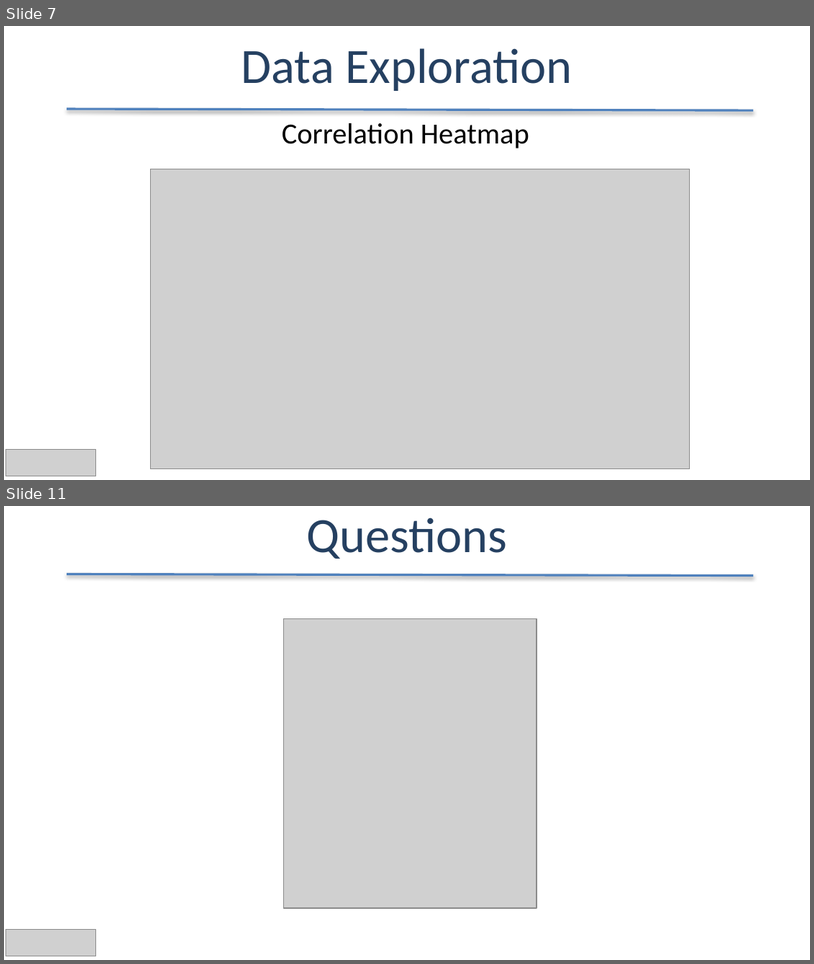
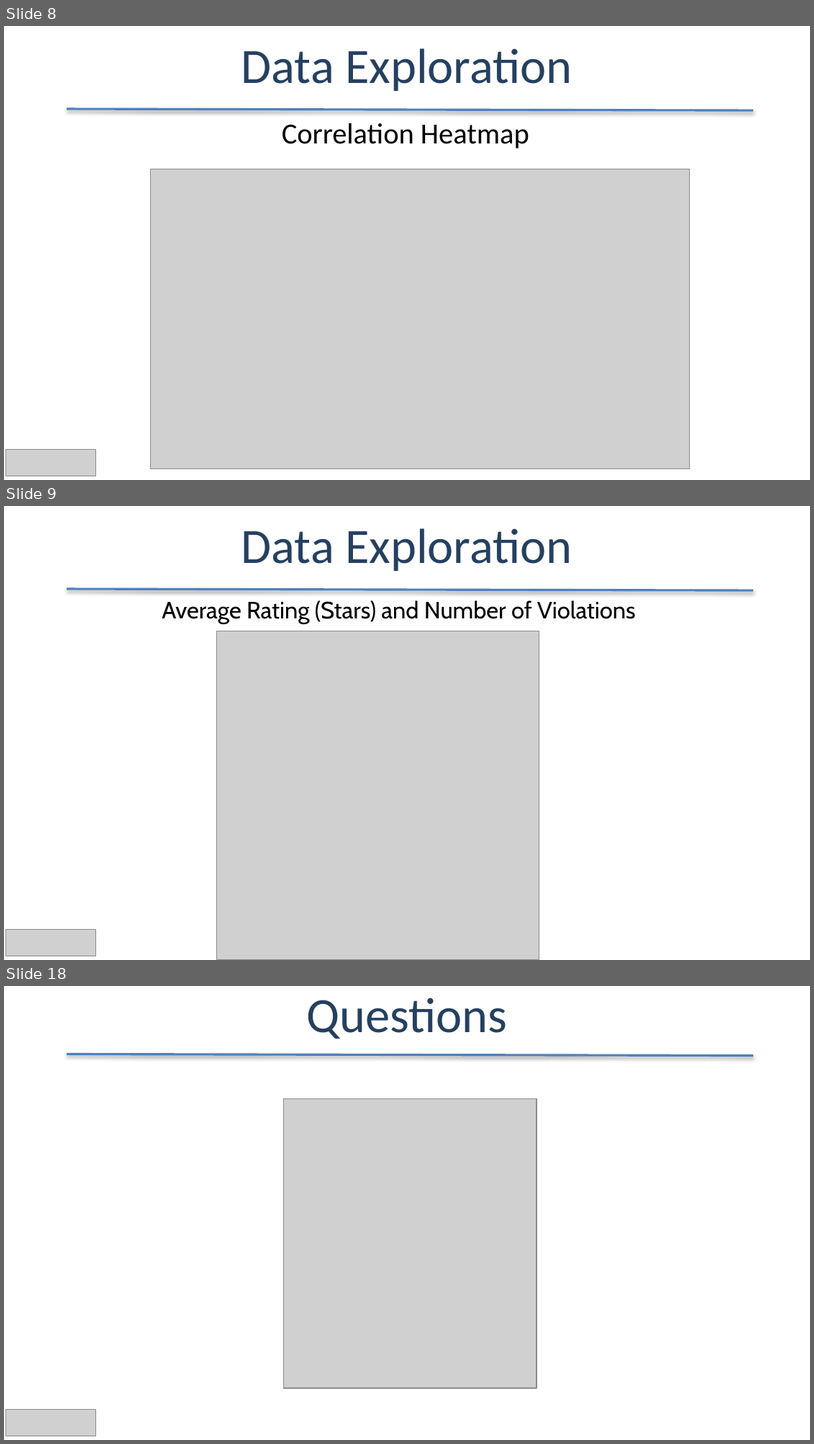
Before and after one commit to shehzadb03/General_Assembly_Yelp_NLP_Draft, a slide deck: DAT7_Bashir.pptx. Shown one above the other, each under a label of ours: slides 7 and 11 before the commit, slides 8, 9 and 18 after it; the slides between them are not shown. The pictures are 814x964 and 814x1444 pixels, drawn with LibreOffice and Linux fonts; fonts in the diff are those of the drawing; grey boxes stand for pictures. Boxes give left, top, right and bottom in pixels: in the first picture for what was removed or moved away, otherwise in the second. Text is boxed around its words. In the diff, an @@ line names an element or a change of style, - is before the commit and + after.

```diff
--- a/DAT7_Bashir.pptx
+++ b/DAT7_Bashir.pptx
@@ slide 9 added at [4,506,810,960], background #FFFFFF @@
@@ text added at [242,528,572,571], 44 pt, text #254061 @@
+Data Exploration
@@ line added from (67, 589) to (754, 591), #4F81BD 2 pt @@
@@ text added at [162,600,636,624], 21 pt, text #000000 @@
+Average Rating (Stars) and Number of Violations
@@ picture added at [217,631,540,960] @@
@@ picture added at [5,929,96,955] @@
@@ what was slide 7 is now slide 8 @@
@@ what was slide 11 is now slide 18 @@
```
Also in this commit, not shown: 6 slides changed, 8 other slides added, 2 slides removed.
